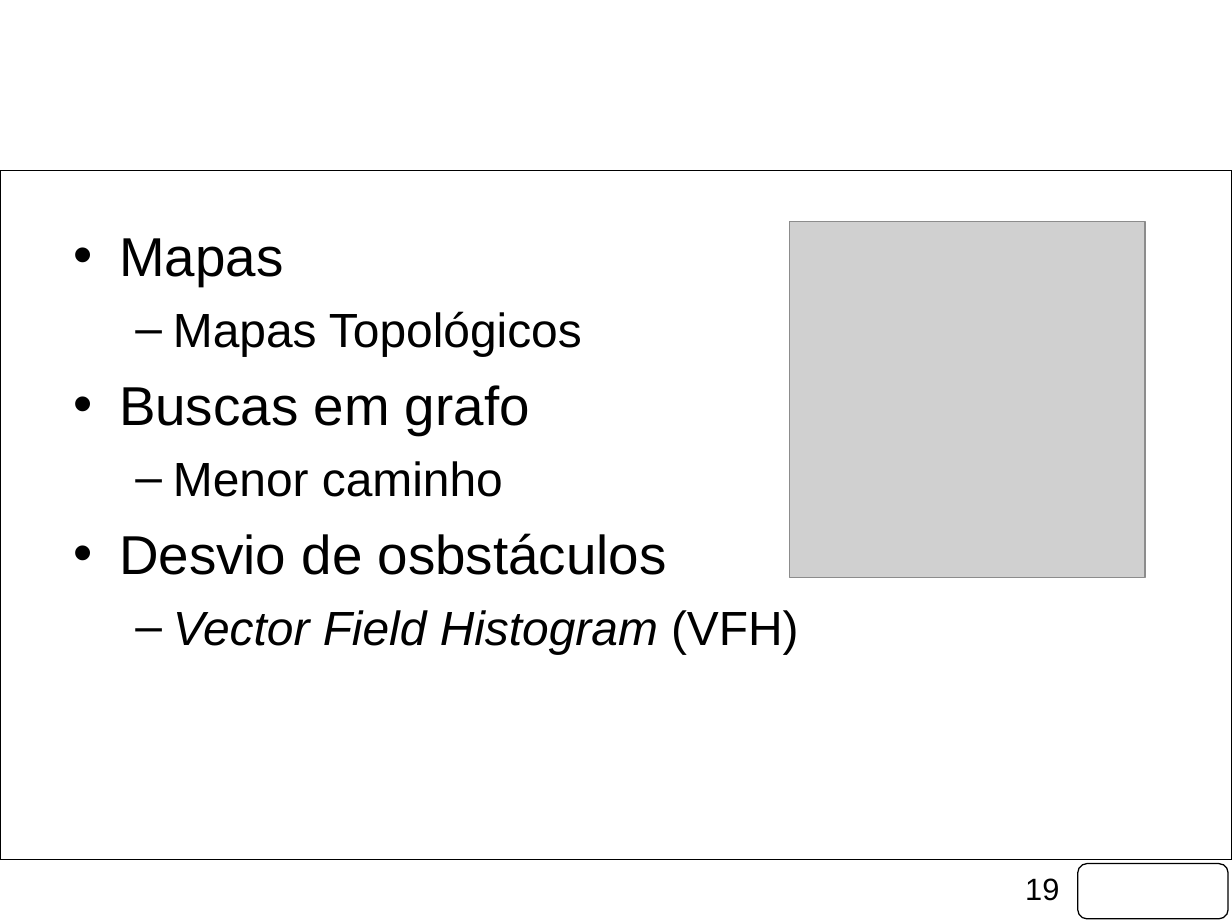
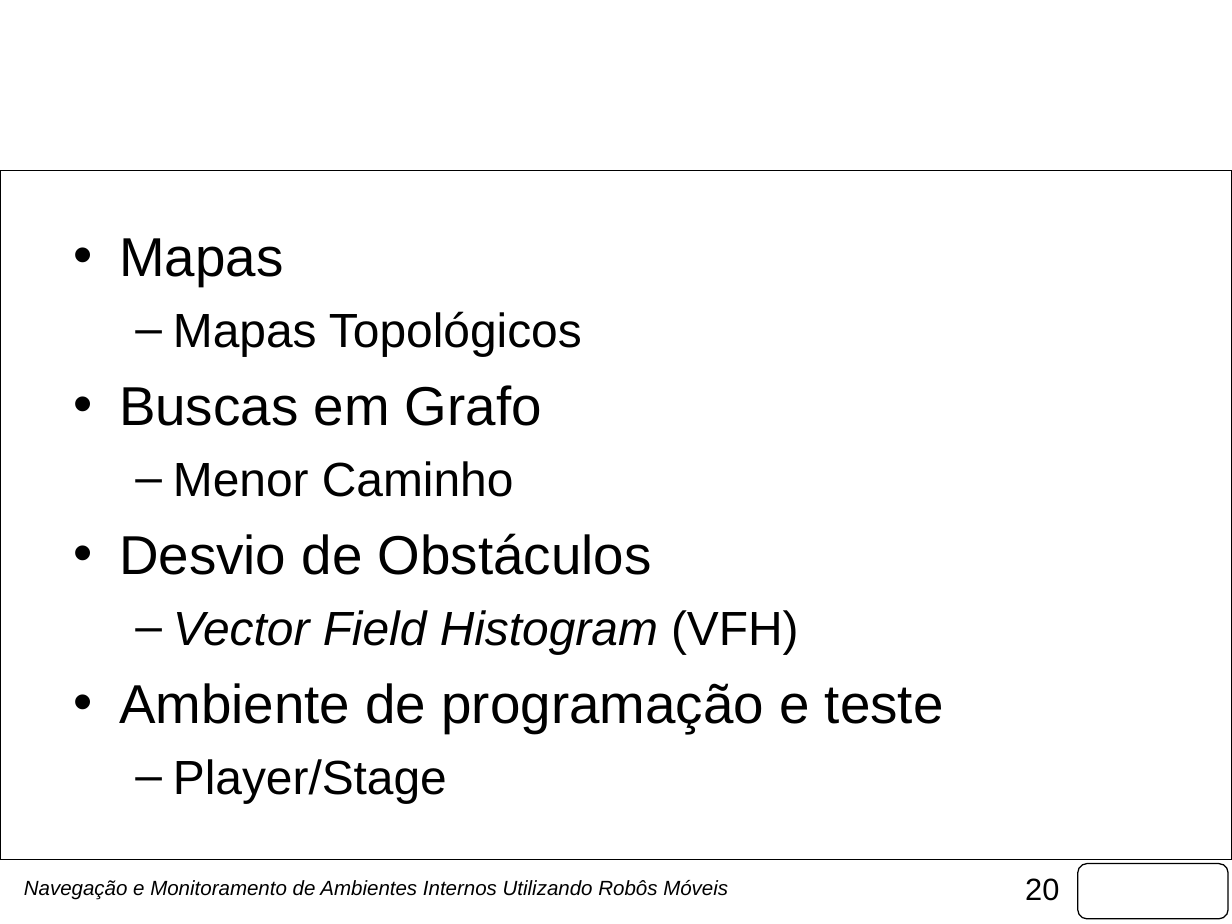
Before and after one commit to fongoses/robo2, a slide deck: slide 20 of documentos/Apresentação Março.pptx (slide 19 before the commit). Drawn at 1232x924 pixels with LibreOffice and Linux fonts; fonts in the diff are those of the drawing; grey boxes stand for pictures; background and template pictures are left out. Boxes give left, top, right and bottom in pixels: in the first picture for what was removed or moved away, otherwise in the second. Text is boxed around its words. In the diff, an @@ line names an element or a change of style, - is before the commit and + after.

```diff
--- a/documentos/Apresentação Março.pptx
+++ b/documentos/Apresentação Março.pptx
@@ picture removed at (790,222,1146,578) @@
@@ text at (119,385,652,575): text changed @@
-• Buscas em grafo
-  – Menor caminho
-• Desvio de osbstáculos
+• Buscas em Grafo
+  – Menor Caminho
+• Desvio de Obstáculos
@@ text at (119,683,944,803): paragraphs added @@
+• Ambiente de programação e teste
+  – Player/Stage
@@ text added at (24,880,728,900), 12 pt, text #000000, italic @@
+Navegação e Monitoramento de Ambientes Internos Utilizando Robôs Móveis
@@ page number at (1025,878,1059,901): text changed @@
-19
+20
```
Also in this commit, not shown: 22 other slides changed, 26 slides added, 5 slides removed, 6 other files.
